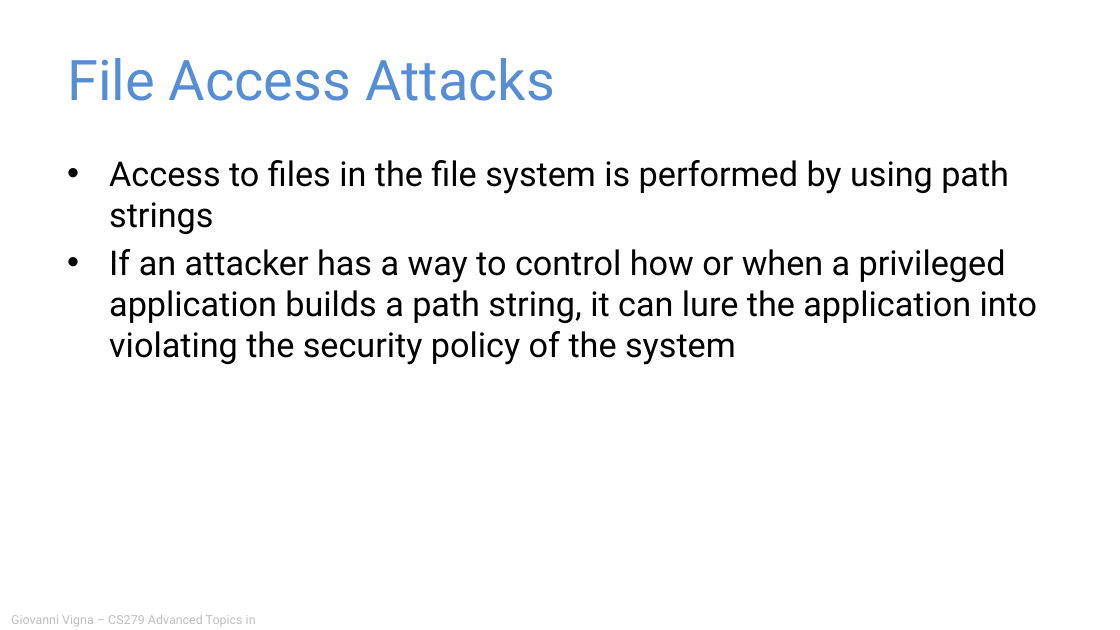
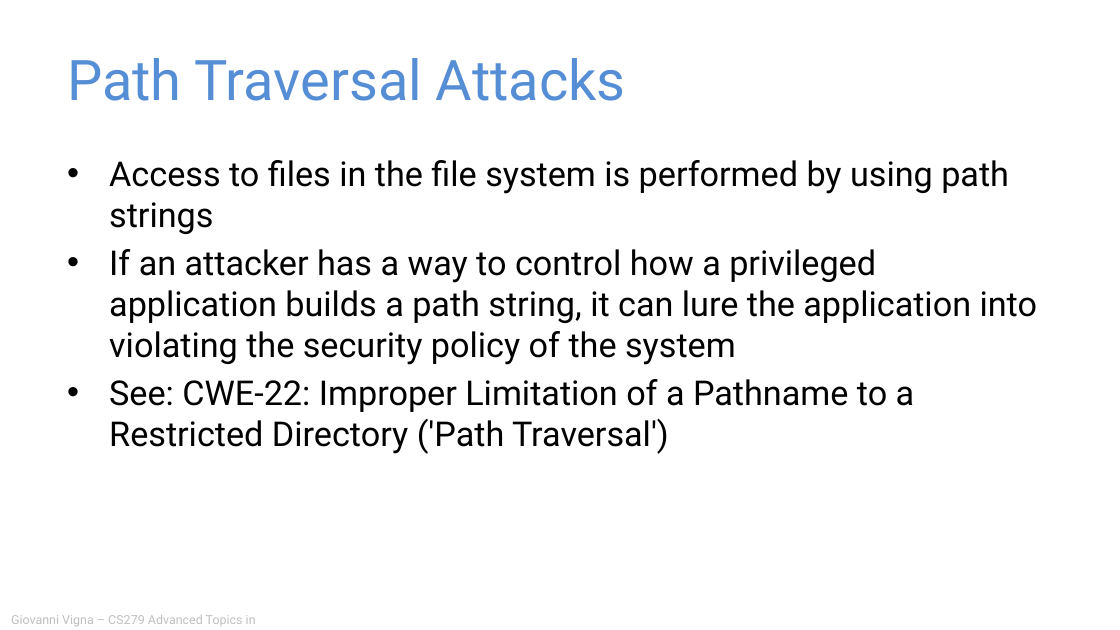
Before and after one commit to giovannivigna/CS279-Fall2024, a slide deck: slide 29 of materials/05_Vulnerability_Patterns/Application Security.pptx (slide 28 before the commit). Drawn at 1120x630 pixels with LibreOffice and Linux fonts; fonts in the diff are those of the drawing. Boxes give left, top, right and bottom in pixels: in the first picture for what was removed or moved away, otherwise in the second. Text is boxed around its words. In the diff, an @@ line names an element or a change of style, - is before the commit and + after.

```diff
--- a/materials/05_Vulnerability_Patterns/Application Security.pptx
+++ b/materials/05_Vulnerability_Patterns/Application Security.pptx
@@ title at (67,58,626,101): text changed @@
-File Access Attacks
+Path Traversal Attacks
@@ text at (109,249,1037,454): text changed @@
-• If an attacker has a way to control how or when a privileged application builds a path string, it can lure the application into violating the security policy of the system
+• If an attacker has a way to control how a privileged application builds a path string, it can lure the application into violating the security policy of the system
+• See: CWE-22: Improper Limitation of a Pathname to a Restricted Directory ('Path Traversal')
```
Also in this commit, not shown: 21 other slides changed, 8 slides added, 7 slides removed, 1 other file.
